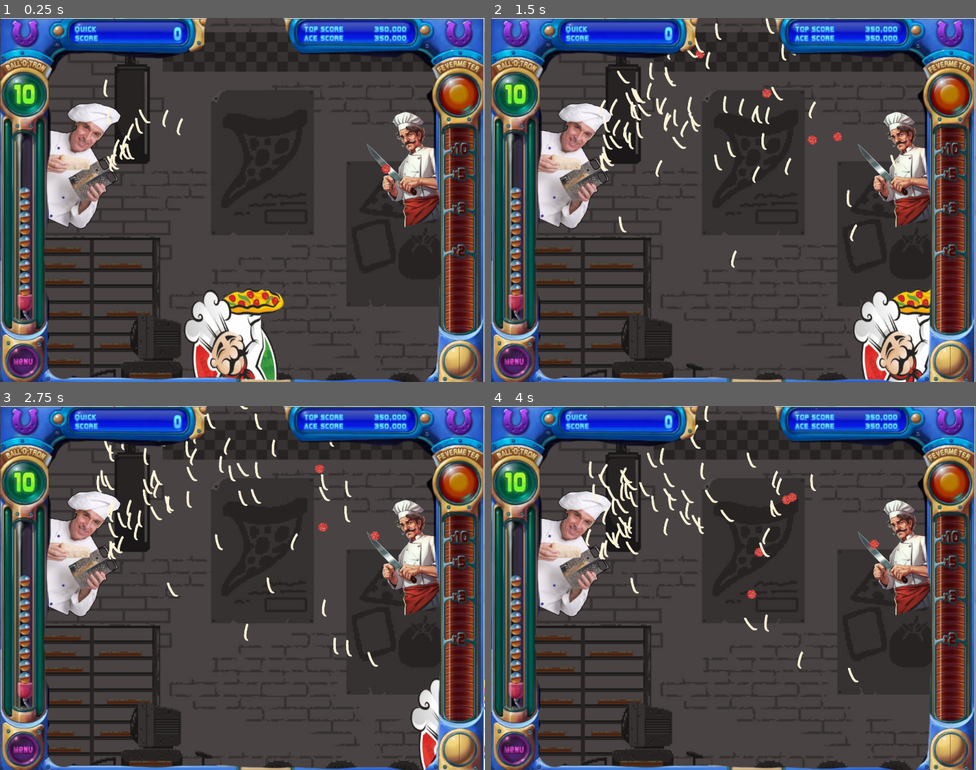
Above: before the commit, frames 1-4 (two rows, left to right).
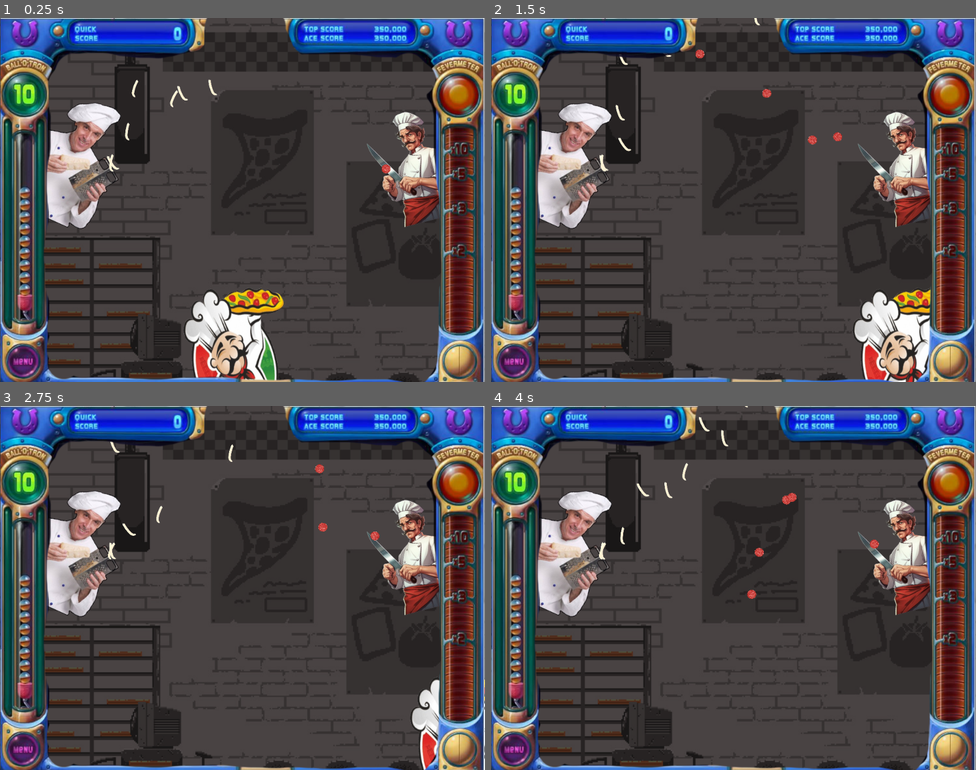
Above: after the commit, the same moments.

Repository: JohnStegmaier/Pizza-Launch
Game: Godot game, scene res://Scripts/MainProject.tscn
Same seed, same stepped clock (60 frames per second), same inputs: the game is played once before the commit and once after it.
Inputs:
- Up to frame 1 (0.25 s): no input
- Up to frame 2 (1.5 s): hold Right (ui_right) 0.53-1.28 s; hold Left (ui_left) from 1.28 s (still down)
- Up to frame 3 (2.75 s): release Left (ui_left) at 2.03 s; hold Right (ui_right) from 2.03 s (still down)
- Up to frame 4 (4 s): release Right (ui_right) at 3.53 s; hold Left (ui_left) from 3.53 s (still down)

The runs differ from the first frame. In frame 1, 0.5% of the frame differs, in the area x 21-45%, y 16-41%; in frame 2, 1.6%; in frame 3, 1.5%; in frame 4, 1.6%, in the area x 19-76%, y 0-76%.

Commit message:
Update CheeseEmitter.gd
Hope you like cheese

Diff:
--- a/Scripts/CheeseEmitter.gd
+++ b/Scripts/CheeseEmitter.gd
@@ -2,7 +2,7 @@
 
 @export var cheese_scene: PackedScene
 @export var emit_interval: float = 0.006
-@export var arc_speed_range := Vector2(500, 1050)
+@export var arc_speed_range := Vector2(3000, 5000)
 @export var arc_angle_range := Vector2(10, -50) # slight randomness
 
 var timer := 0.0
